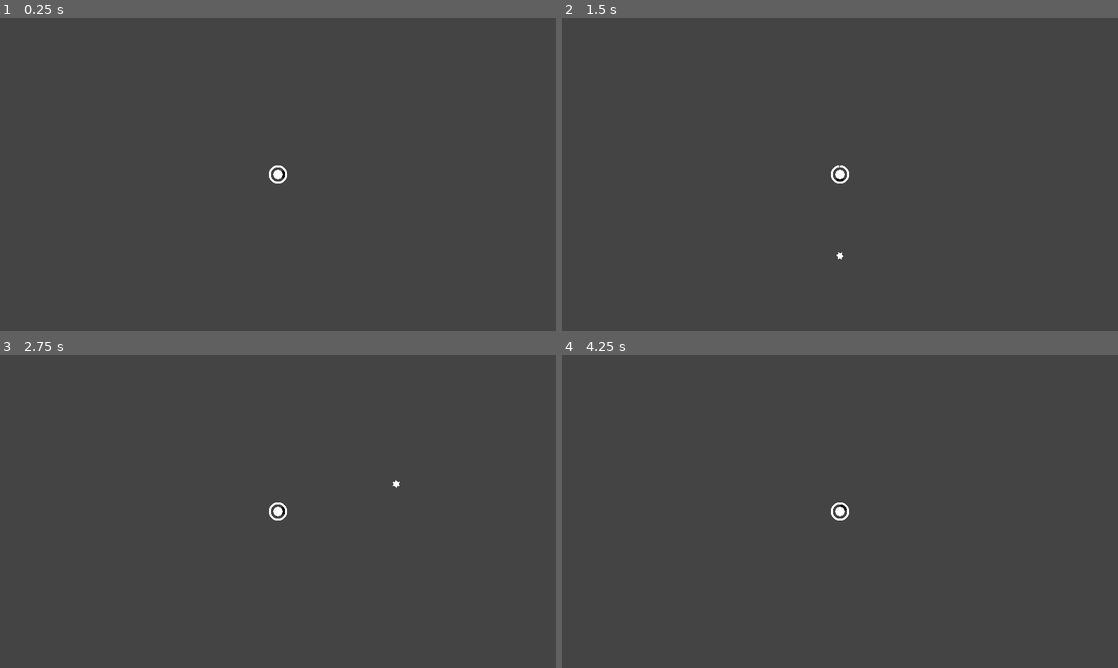
Above: before the commit, frames 1-4 (two rows, left to right).
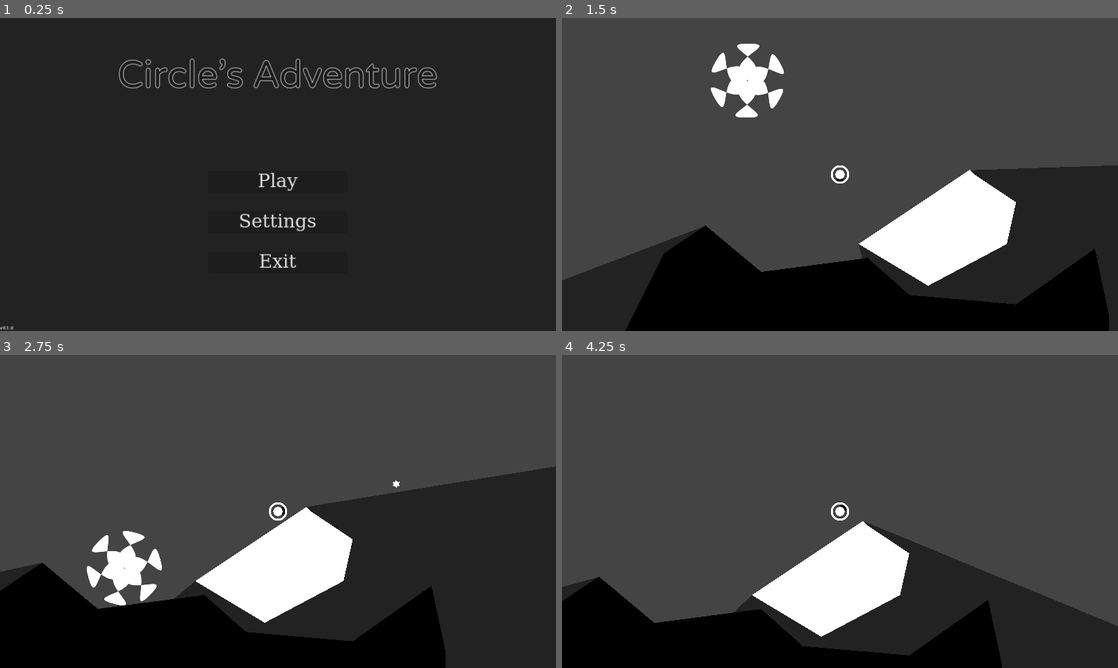
Above: after the commit, the same moments.

Repository: Quicksilver151/Circles-Adventure
Game: Godot game, scene res://Scenes/Menu.tscn
The game is run twice, just before and just after one commit, with the same random seed, the same clock (stepped at 60 frames per second) and the same inputs. Before the commit the project starts from res://Objects/Player.tscn. The engine's default icon, where the game draws it, is replaced by a stand-in: a white triangle on a blue panel in a dark square.
Inputs (mouse positions are in pixels of both pictures, inside the frame that each line leads up to):
- Up to frame 1 (0.25 s): no input
- Up to frame 2 (1.5 s): click (840, 221) at 0.5 s, where only the run after the commit has a clickable "Settings"; click (840, 180) at 1.25 s, where only the run after the commit has a clickable "Play"
- Up to frame 3 (2.75 s): tap Enter (ui_accept) at 2, 2.27 s; move the mouse to (400, 495) at 2.02 s; hold Right (ui_right) from 2.03 s (still down); hold Space (a_shoot) from 2.03 s (still down)
- Up to frame 4 (4.25 s): move the mouse to (728, 527) at 2.77 s; release Space (a_shoot) at 2.78 s; tap Space (a_shoot) at 2.85 s; tap Enter (ui_accept) at 3.02 s; move the mouse to (895, 442) at 3.52 s; release Right (ui_right) at 3.53 s; hold Left (ui_left) from 3.53 s (still down); hold Space (a_shoot) from 3.53 s (still down)

The runs differ from the first frame. In frame 1, 99% of the frame differs, in the area x 0-100%, y 0-100%; in frame 2, 36%; in frame 3, 44%; in frame 4, 28%.

Commit message:
made a good efficient menu screen

Diff:
--- /dev/null
+++ b/Code/Menu.gd
@@ -0,0 +1,13 @@
+extends MarginContainer
+
+
+
+func _ready():
+	for node in $VBox/Buttons.get_children():
+		node.connect("name_pressed", button_press)
+
+func button_press(name):
+	match name:
+		"Play"    : get_tree().change_scene_to_file("res://Scenes/test_scene.tscn")
+		"Settings": print("opened settings")
+		"Exit"    : get_tree().quit(0)
--- /dev/null
+++ b/Code/NamedButton.gd
@@ -0,0 +1,10 @@
+extends Button
+class_name NamedButton
+
+signal name_pressed(strname)
+
+func _ready():
+	connect("pressed",self_pressed)
+
+func self_pressed():
+	emit_signal("name_pressed",self.name)
--- a/Scenes/Menu.tscn
+++ b/Scenes/Menu.tscn
@@ -1,4 +1,58 @@
-[gd_scene format=3 uid="uid://cjnfjfmgf87tu"]
+[gd_scene load_steps=6 format=3 uid="uid://cjnfjfmgf87tu"]
+
+[ext_resource type="FontFile" uid="uid://3u755amatnur" path="res://Assets/Fonts/VarelaRound-Regular.ttf" id="1_cs25l"]
+[ext_resource type="Script" path="res://Code/Menu.gd" id="1_ybfqb"]
+[ext_resource type="Script" path="res://Code/NamedButton.gd" id="3_o47e5"]
+
+[sub_resource type="FontFile" id="FontFile_qvhq5"]
+face_index = null
+embolden = null
+transform = null
+cache/0/16/0/ascent = 0.0
+cache/0/16/0/descent = 0.0
+cache/0/16/0/underline_position = 0.0
+cache/0/16/0/underline_thickness = 0.0
+cache/0/16/0/scale = 1.0
+cache/0/16/0/kerning_overrides/16/0 = Vector2(0, 0)
+cache/0/16/0/kerning_overrides/5/0 = Vector2(0, 0)
+cache/0/16/0/kerning_overrides/448/0 = Vector2(0, 0)
+cache/0/16/0/kerning_overrides/64/0 = Vector2(0, 0)
+cache/0/5/0/ascent = 0.0
+cache/0/5/0/descent = 0.0
+cache/0/5/0/underline_position = 0.0
+cache/0/5/0/underline_thickness = 0.0
+cache/0/5/0/scale = 1.0
+cache/0/5/0/kerning_overrides/16/0 = Vector2(0, 0)
+cache/0/5/0/kerning_overrides/5/0 = Vector2(0, 0)
+cache/0/5/0/kerning_overrides/448/0 = Vector2(0, 0)
+cache/0/5/0/kerning_overrides/64/0 = Vector2(0, 0)
+cache/0/448/0/ascent = 0.0
+cache/0/448/0/descent = 0.0
+cache/0/448/0/underline_position = 0.0
+cache/0/448/0/underline_thickness = 0.0
+cache/0/448/0/scale = 1.0
+cache/0/448/0/kerning_overrides/16/0 = Vector2(0, 0)
+cache/0/448/0/kerning_overrides/5/0 = Vector2(0, 0)
+cache/0/448/0/kerning_overrides/448/0 = Vector2(0, 0)
+cache/0/448/0/kerning_overrides/64/0 = Vector2(0, 0)
+cache/0/64/0/ascent = 0.0
+cache/0/64/0/descent = 0.0
+cache/0/64/0/underline_position = 0.0
+cache/0/64/0/underline_thickness = 0.0
+cache/0/64/0/scale = 1.0
+cache/0/64/0/glyphs/0/advance = Vector2(0, 0)
+cache/0/64/0/glyphs/0/offset = Vector2(0, 0)
+cache/0/64/0/glyphs/0/size = Vector2(0, 0)
+cache/0/64/0/glyphs/0/uv_rect = Rect2(0, 0, 0, 0)
+cache/0/64/0/glyphs/0/texture_idx = -1
+cache/0/64/0/kerning_overrides/16/0 = Vector2(0, 0)
+cache/0/64/0/kerning_overrides/5/0 = Vector2(0, 0)
+cache/0/64/0/kerning_overrides/448/0 = Vector2(0, 0)
+cache/0/64/0/kerning_overrides/64/0 = Vector2(0, 0)
+
+[sub_resource type="Theme" id="Theme_4fqn8"]
+default_font = SubResource("FontFile_qvhq5")
+default_font_size = 64
 
 [node name="Menu" type="MarginContainer"]
 anchors_preset = 15
@@ -10,4 +64,48 @@
 grow_vertical = 2
 size_flags_horizontal = 4
 size_flags_vertical = 4
+script = ExtResource("1_ybfqb")
 metadata/_edit_use_anchors_ = true
+
+[node name="VBox" type="VBoxContainer" parent="."]
+layout_mode = 2
+theme_override_constants/separation = 128
+
+[node name="Label" type="Label" parent="VBox"]
+layout_mode = 2
+size_flags_horizontal = 4
+size_flags_vertical = 6
+theme_override_colors/font_color = Color(0.109804, 0.109804, 0.109804, 1)
+theme_override_colors/font_outline_color = Color(1, 1, 1, 1)
+theme_override_constants/outline_size = 7
+theme_override_fonts/font = ExtResource("1_cs25l")
+theme_override_font_sizes/font_size = 128
+text = "Circle's Adventure"
+
+[node name="Buttons" type="VBoxContainer" parent="VBox"]
+layout_mode = 2
+size_flags_horizontal = 4
+size_flags_vertical = 3
+theme = SubResource("Theme_4fqn8")
+theme_override_constants/separation = 64
+
+[node name="Play" type="Button" parent="VBox/Buttons"]
+layout_mode = 2
+text = "Play"
+script = ExtResource("3_o47e5")
+
+[node name="Settings" type="Button" parent="VBox/Buttons"]
+layout_mode = 2
+text = "     Settings     "
+script = ExtResource("3_o47e5")
+
+[node name="Exit" type="Button" parent="VBox/Buttons"]
+layout_mode = 2
+text = "Exit"
+script = ExtResource("3_o47e5")
+
+[node name="RichTextLabel" type="RichTextLabel" parent="VBox"]
+layout_mode = 2
+size_flags_vertical = 8
+text = "v0.1.0"
+fit_content = true
--- a/project.godot
+++ b/project.godot
@@ -11,7 +11,7 @@
 [application]
 
 config/name="Circle's Adventure"
-run/main_scene="res://Objects/Player.tscn"
+run/main_scene="res://Scenes/Menu.tscn"
 config/features=PackedStringArray("4.0", "GL Compatibility")
 config/icon="res://Assets/Sprites/Circle.svg"
 
